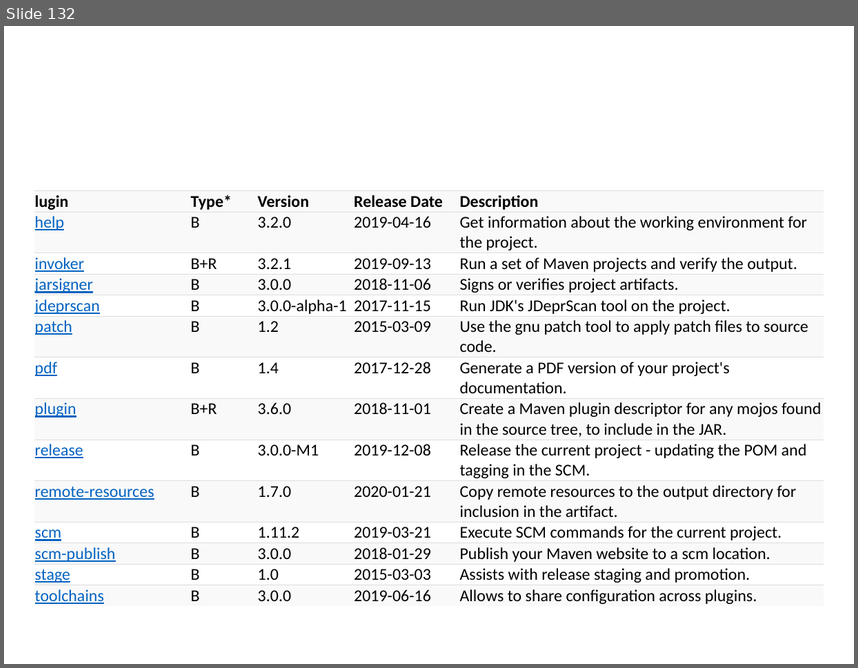
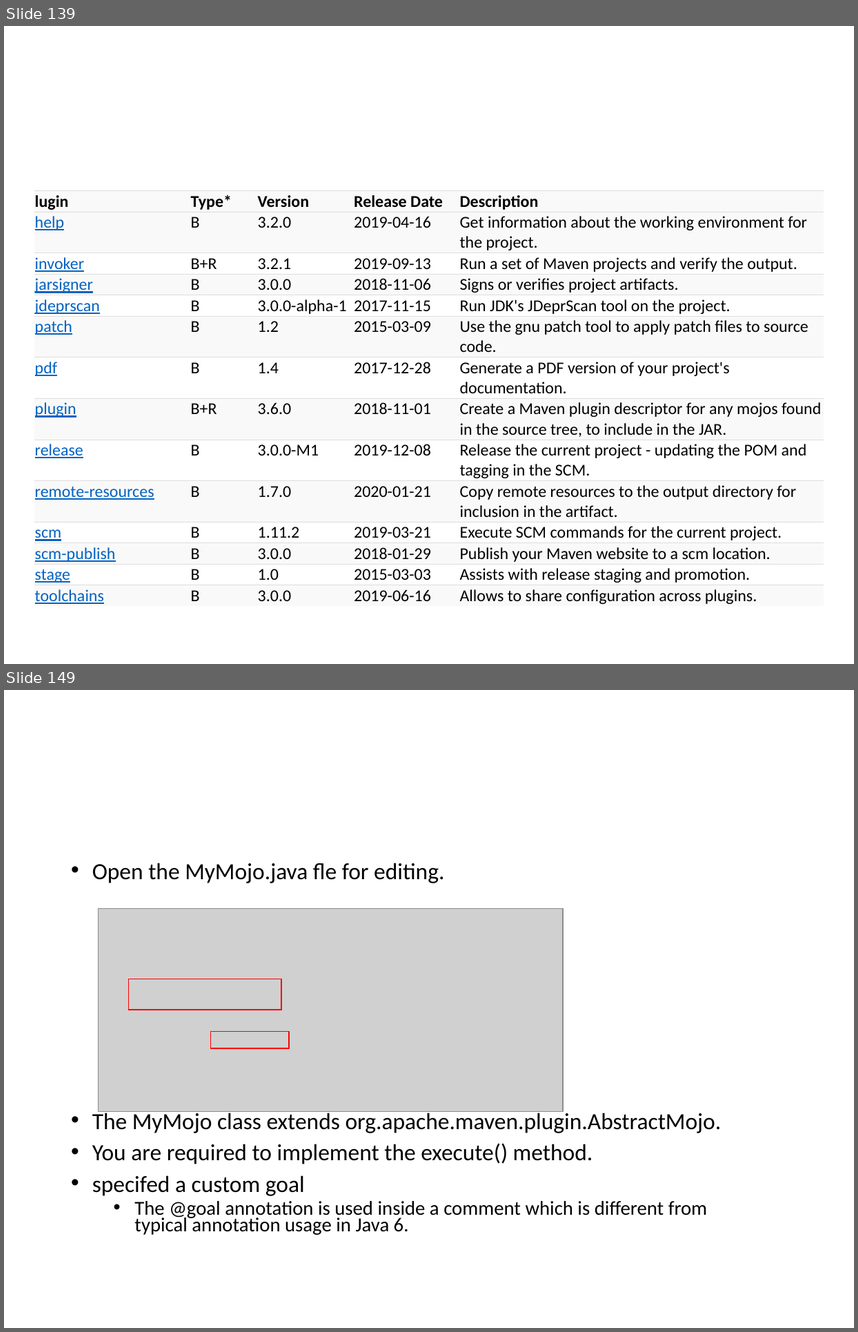
Before and after one commit to lawren43/mytest-repo, a slide deck: test-maven/doc/20191023-Maven Tutorial.pptx. Shown one above the other, each under a label of ours: slide 132 before the commit, slides 139 and 149 after it; the slides between them are not shown. The pictures are 858x668 and 858x1332 pixels, drawn with LibreOffice and Linux fonts; fonts in the diff are those of the drawing; grey boxes stand for pictures. Boxes give left, top, right and bottom in pixels: in the first picture for what was removed or moved away, otherwise in the second. Text is boxed around its words. In the diff, an @@ line names an element or a change of style, - is before the commit and + after.

```diff
--- a/test-maven/doc/20191023-Maven Tutorial.pptx
+++ b/test-maven/doc/20191023-Maven Tutorial.pptx
@@ slide 149 added at (x1=4, y1=690, x2=854, y2=1328), background #FFFFFF @@
@@ text added at (x1=92, y1=862, x2=722, y2=1234), 19.6 pt, text #000000 @@
+• Open the MyMojo.java fle for editing.
+• The MyMojo class extends org.apache.maven.plugin.AbstractMojo.
+• You are required to implement the execute() method.
+• specifed a custom goal
+  • The @goal annotation is used inside a comment which is different from
+    typical annotation usage in Java 6.
@@ picture added at (x1=99, y1=909, x2=564, y2=1112) @@
@@ rectangle added at (x1=129, y1=979, x2=282, y2=1009), outline #FF0000 1 pt @@
@@ rectangle added at (x1=210, y1=1031, x2=289, y2=1048), outline #FF0000 1 pt @@
@@ what was slide 132 is now slide 139 @@
```
Also in this commit, not shown: 3 slides changed, 22 other slides added, 4 other files.
